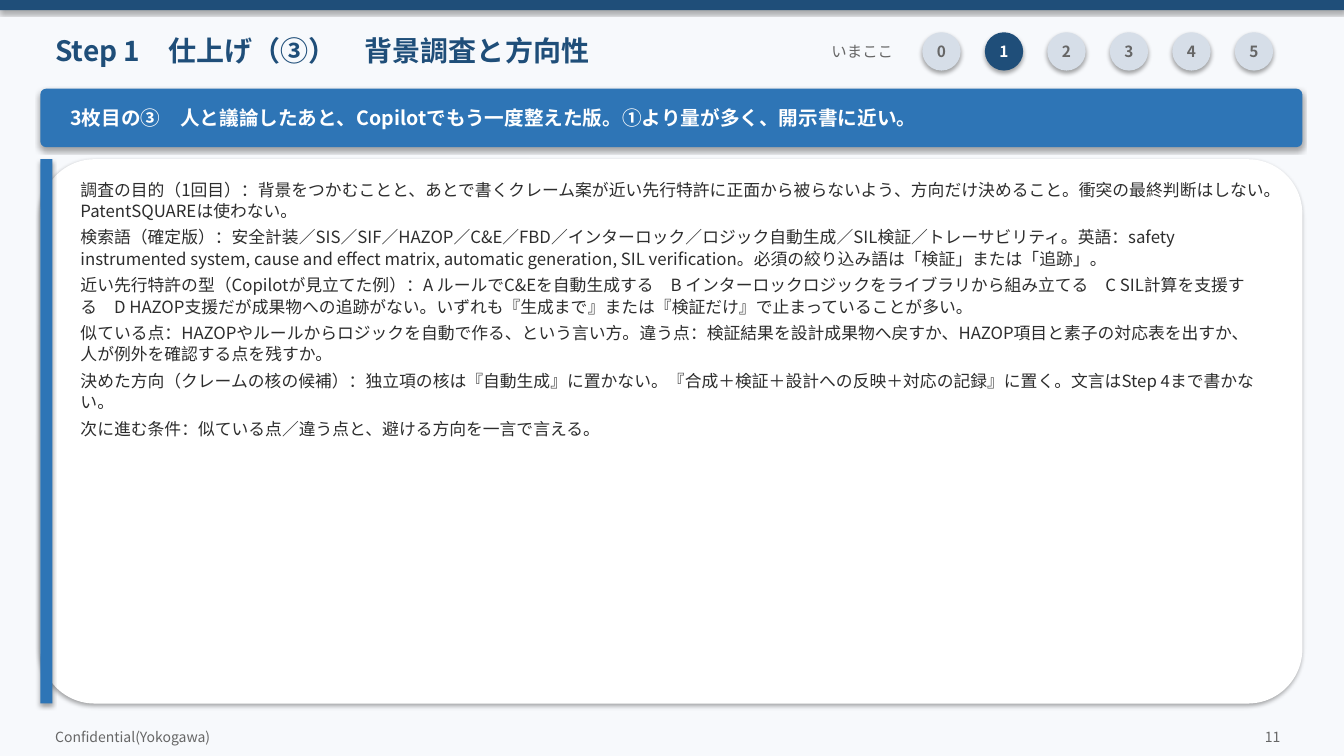
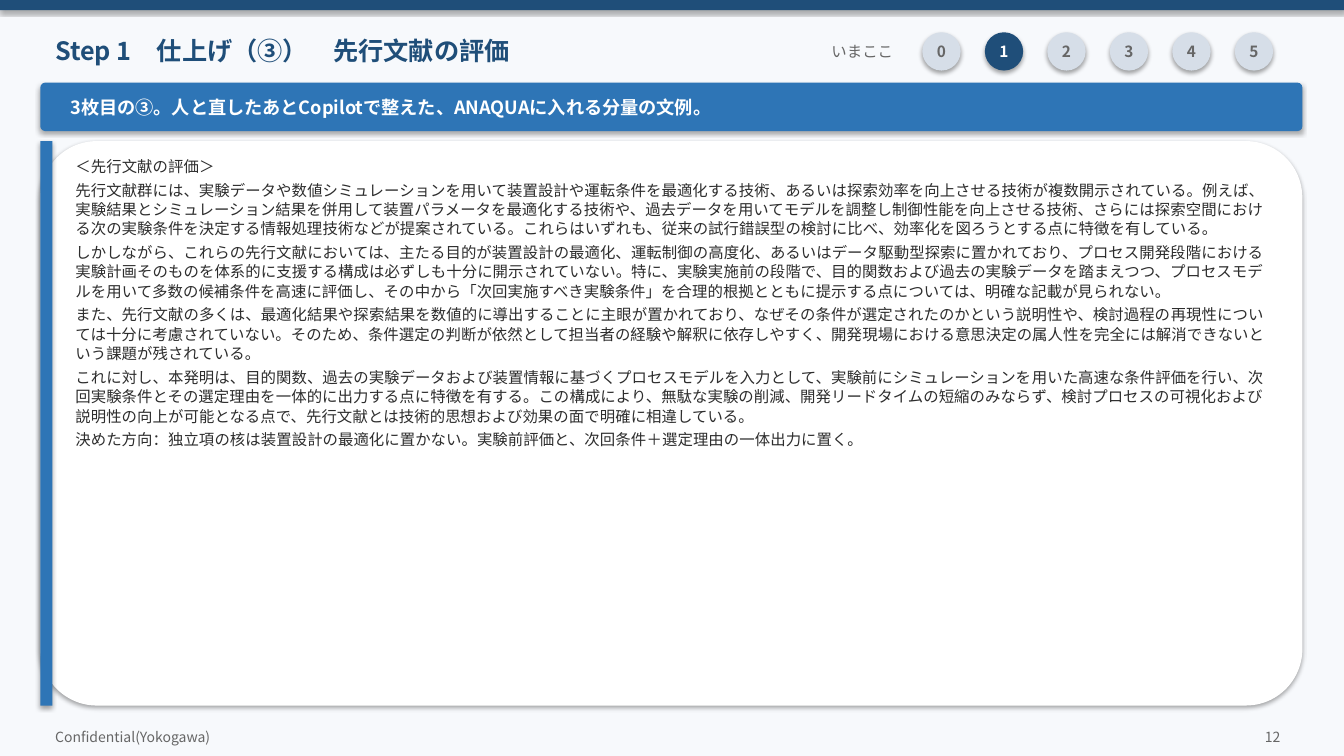
Before and after one commit to zhexingwang/ppt, a slide deck: slide 12 of decks/05_Copilot発明開示書/Copilot発明開示書_訂正反映.pptx (slide 11 before the commit). Drawn at 1344x756 pixels with LibreOffice and Linux fonts; fonts in the diff are those of the drawing. Boxes give left, top, right and bottom in pixels: in the first picture for what was removed or moved away, otherwise in the second. Text is boxed around its words. In the diff, an @@ line names an element or a change of style, - is before the commit and + after.

```diff
--- a/decks/05_Copilot発明開示書/Copilot発明開示書_訂正反映.pptx
+++ b/decks/05_Copilot発明開示書/Copilot発明開示書_訂正反映.pptx
@@ text at (x1=55, y1=38, x2=509, y2=66): text changed; size 20 to 18 pt @@
-Step 1 仕上げ（③） 背景調査と方向性
+Step 1 仕上げ（③） 先行文献の評価
@@ rounded rectangle resized from (x1=40, y1=89, x2=1303, y2=147) to (x1=40, y1=83, x2=1303, y2=131) @@
@@ text at (x1=70, y1=98, x2=711, y2=118): text changed; size 14 to 13 pt @@
-3枚目の③ 人と議論したあと、Copilotでもう一度整えた版。①より量が多く、開示書に近い。
+3枚目の③。人と直したあとCopilotで整えた、ANAQUAに入れる分量の文例。
@@ rounded rectangle resized from (x1=40, y1=159, x2=1303, y2=704) to (x1=40, y1=141, x2=1303, y2=706) @@
@@ rectangle resized from (x1=40, y1=159, x2=52, y2=704) to (x1=40, y1=141, x2=52, y2=706) @@
@@ text at (x1=75, y1=159, x2=1264, y2=447): text changed; size 12 to 11 pt @@
-調査の目的（1回目）：背景をつかむことと、あとで書くクレーム案が近い先行特許に正面から被らないよう、方向だけ決めること。衝突の最終判断はしない。PatentSQUAREは使わない。
-検索語（確定版）：安全計装／SIS／SIF／HAZOP／C&E／FBD／インターロック／ロジック自動生成／SIL検証／トレーサビリティ。英語：safety instrumented system, cause and effect matrix, automatic generation, SIL verification。必須の絞り込み語は「検証」または「追跡」。
-近い先行特許の型（Copilotが見立てた例）：A ルールでC&Eを自動生成する B インターロックロジックをライブラリから組み立てる C SIL計算を支援する D HAZOP支援だが成果物への追跡がない。いずれも『生成まで』または『検証だけ』で止まっていることが多い。
-似ている点：HAZOPやルールからロジックを自動で作る、という言い方。違う点：検証結果を設計成果物へ戻すか、HAZOP項目と素子の対応表を出すか、人が例外を確認する点を残すか。
-決めた方向（クレームの核の候補）：独立項の核は『自動生成』に置かない。『合成＋検証＋設計への反映＋対応の記録』に置く。文言はStep 4まで書かない。
-次に進む条件：似ている点／違う点と、避ける方向を一言で言える。
+＜先行文献の評価＞
+先行文献群には、実験データや数値シミュレーションを用いて装置設計や運転条件を最適化する技術、あるいは探索効率を向上させる技術が複数開示されている。例えば、実験結果とシミュレーション結果を併用して装置パラメータを最適化する技術や、過去データを用いてモデルを調整し制御性能を向上させる技術、さらには探索空間における次の実験条件を決定する情報処理技術などが提案されている。これらはいずれも、従来の試行錯誤型の検討に比べ、効率化を図ろうとする点に特徴を有している。
+しかしながら、これらの先行文献においては、主たる目的が装置設計の最適化、運転制御の高度化、あるいはデータ駆動型探索に置かれており、プロセス開発段階における実験計画そのものを体系的に支援する構成は必ずしも十分に開示されていない。特に、実験実施前の段階で、目的関数および過去の実験データを踏まえつつ、プロセスモデルを用いて多数の候補条件を高速に評価し、その中から「次回実施すべき実験条件」を合理的根拠とともに提示する点については、明確な記載が見られない。
+また、先行文献の多くは、最適化結果や探索結果を数値的に導出することに主眼が置かれており、なぜその条件が選定されたのかという説明性や、検討過程の再現性については十分に考慮されていない。そのため、条件選定の判断が依然として担当者の経験や解釈に依存しやすく、開発現場における意思決定の属人性を完全には解消できないという課題が残されている。
+これに対し、本発明は、目的関数、過去の実験データおよび装置情報に基づくプロセスモデルを入力として、実験前にシミュレーションを用いた高速な条件評価を行い、次回実験条件とその選定理由を一体的に出力する点に特徴を有する。この構成により、無駄な実験の削減、開発リードタイムの短縮のみならず、検討プロセスの可視化および説明性の向上が可能となる点で、先行文献とは技術的思想および効果の面で明確に相違している。
+決めた方向：独立項の核は装置設計の最適化に置かない。実験前評価と、次回条件＋選定理由の一体出力に置く。
@@ text at (x1=1265, y1=731, x2=1281, y2=742): text changed @@
-11
+12
```
Also in this commit, not shown: 13 other slides changed, 6 slides added, 5 slides removed, 22 other files.
